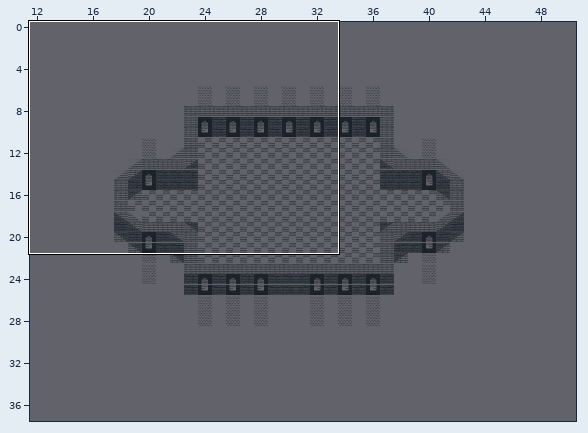
Tiled map (JSON), stored at assets/maps/rooms.tmj. Above: a wide view before the commit, with the close-up outlined.
Close-up. As it was:
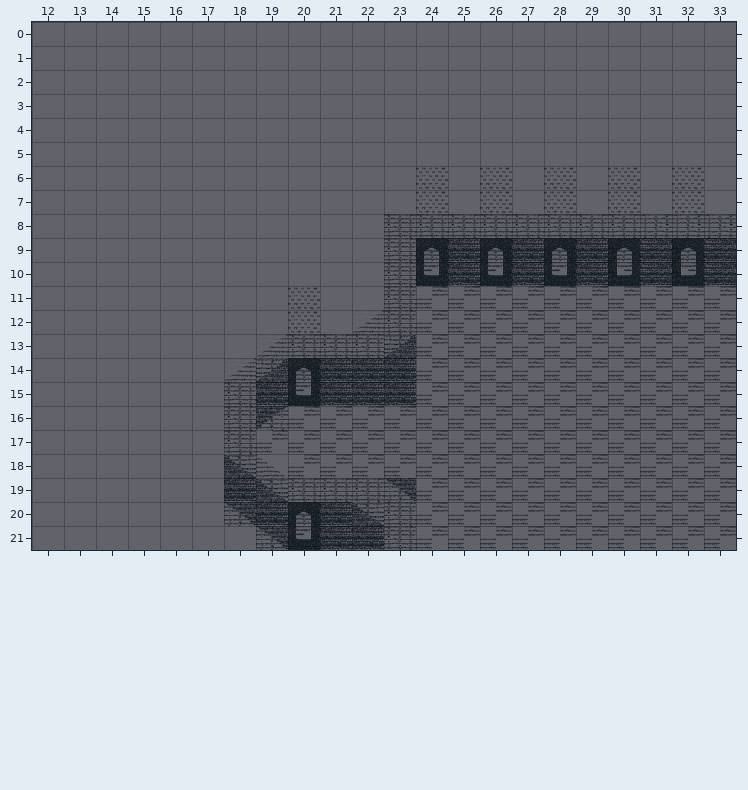
Cells are 40x30 px. Shown: x 12..33, y 0..21. The commit also changed other parts of the map, which this record leaves out.
The result:
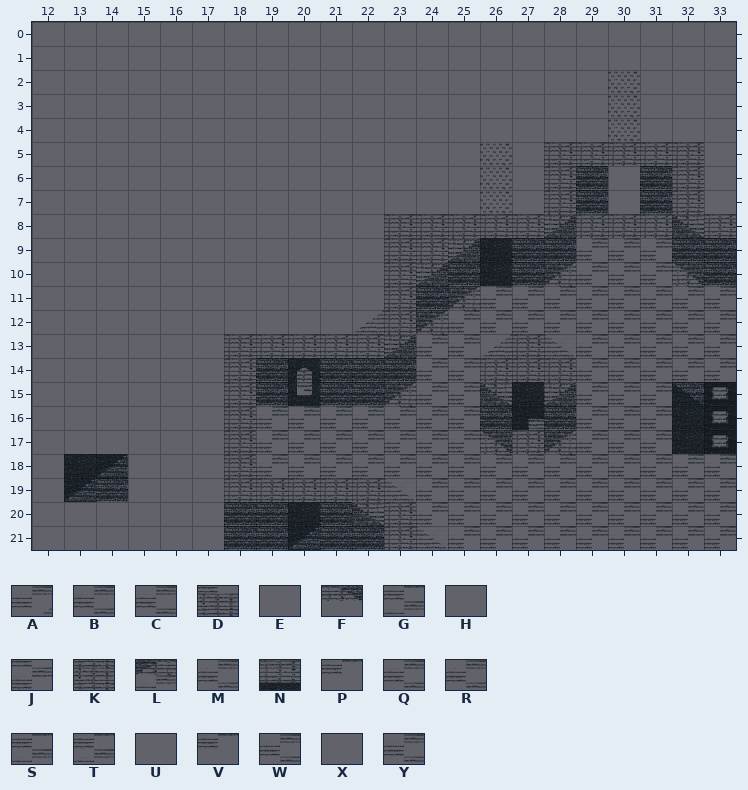
Key: from "tiles2x": A 0, B 1, C 2, D 2 flipped left-right, E 4, F 4 flipped left-right, G 4 flipped up-down, H 4 turned 180, J 6, K 6 flipped left-right, L 9, M 9 flipped left-right, N 10, P 13 flipped up-down, Q 24, R 24 flipped left-right, S 25, T 25 flipped left-right, U 26 turned 180, V 27, W 32, X 32 flipped left-right, Y 33.
_ is an empty cell.
Tiles of an added or newly shown layer are drawn over the layers below it.
See-through tiles are keyed as they look on the map.
From old to new:
Layer "17-2" (now hidden):
The edit erases tile C in rows 9 to 10 at x 31.
The edit erases tile D in rows 9 to 10 at x 25, 27 and 29; in row 14 at x 21 to 23; in row 15 at x 19 and 21 to 23; in row 19 at x 18; in row 20 at x 19 and 21; in row 21 at x 21 to 22.
The edit erases tile E in row 19 at x 23; in row 20 at x 18; in row 21 at x 19.
The edit erases tile F in row 16 at x 19.
The edit erases tile G in row 14 at x 19.
The edit erases tile H in row 18 at x 18; in row 19 at x 19.
The edit erases tile J in row 8 at x 32.
The edit erases tile K in row 8 at x 23 to 30; in rows 9 to 12 at x 23; in row 13 at x 20 to 22; in rows 15 to 17 at x 18; in row 19 at x 20 to 22; in rows 20 to 21 at x 23.
The edit erases tile M in row 12 at x 22; in row 13 at x 19; in row 14 at x 18.
The edit erases tile N in rows 6 to 7 at x 24, 28, 30 and 32; in rows 11 to 12 at x 20.
The edit erases tile Q in row 9 at x 30 and 32.
The edit erases tile R in row 9 at x 24, 26 and 28; in row 14 at x 20; in row 20 at x 20.
The edit erases tile S in row 10 at x 30 and 32.
The edit erases tile T in row 10 at x 24, 26 and 28; in row 15 at x 20; in row 21 at x 20.
The edit erases tile X in row 18 at x 19.
The edit erases tile Y in row 11 at x 24 to 25; in row 12 at x 24; in rows 13 to 14 at x 26 to 28; in rows 15 to 17 at x 26 to 28 and 32 to 33; in row 21 at x 24.
Layer "test" (now shown):
The edit adds tile A in rows 9 to 10 at x 26; in row 15 at x 27; in rows 16 to 17 at x 32; in row 18 at x 13; in row 20 at x 20.
The edit adds tile B in row 15 at x 32.
The edit adds tile C in rows 6 to 7 at x 29 and 31; in row 9 at x 27 to 28 and 32; in row 10 at x 25 and 27; in row 11 at x 24; in row 14 at x 19 and 21 to 23; in row 15 at x 19 and 21 to 22.
The edit adds tile C in row 16 at x 26 and 28; in row 19 at x 14; in row 20 at x 18 to 19 and 21; in row 21 at x 18 to 19 and 21 to 22.
The edit adds tile E in row 10 at x 32; in row 17 at x 26.
The edit adds tile F in row 10 at x 28; in row 11 at x 25; in row 12 at x 24; in row 15 at x 23; in row 17 at x 28.
The edit adds tile G in row 8 at x 28; in row 9 at x 25; in row 10 at x 24; in row 15 at x 28.
The edit adds tile H in row 8 at x 32; in row 15 at x 26.
The edit adds tile J in row 5 at x 28 to 32; in rows 6 to 7 at x 28 and 32; in row 8 at x 23 to 27 and 29 to 30; in row 9 at x 23 to 24; in rows 10 to 12 at x 23; in row 13 at x 18 to 22 and 27.
The edit adds tile J in row 14 at x 18 and 26 to 28; in rows 15 to 16 at x 18; in row 17 at x 18 and 27; in row 18 at x 18; in row 19 at x 18 to 22; in rows 20 to 21 at x 23.
The edit adds tile L in row 13 at x 28; in row 19 at x 23; in row 21 at x 24.
The edit adds tile N in rows 2 to 4 at x 30; in row 5 at x 26.
The edit adds tile P in row 16 at x 27.
The edit adds tile Q in row 14 at x 20.
The edit adds tile S in row 15 at x 20.
The edit adds tile U in row 18 at x 14; in row 19 at x 13; in row 21 at x 20.
The edit adds tile V in rows 15 to 17 at x 33.
The edit adds tile W in row 12 at x 22; in row 13 at x 26.
The edit adds tile Y in rows 9 to 10 at x 29 to 31; in row 16 at x 19; in row 18 at x 19.
